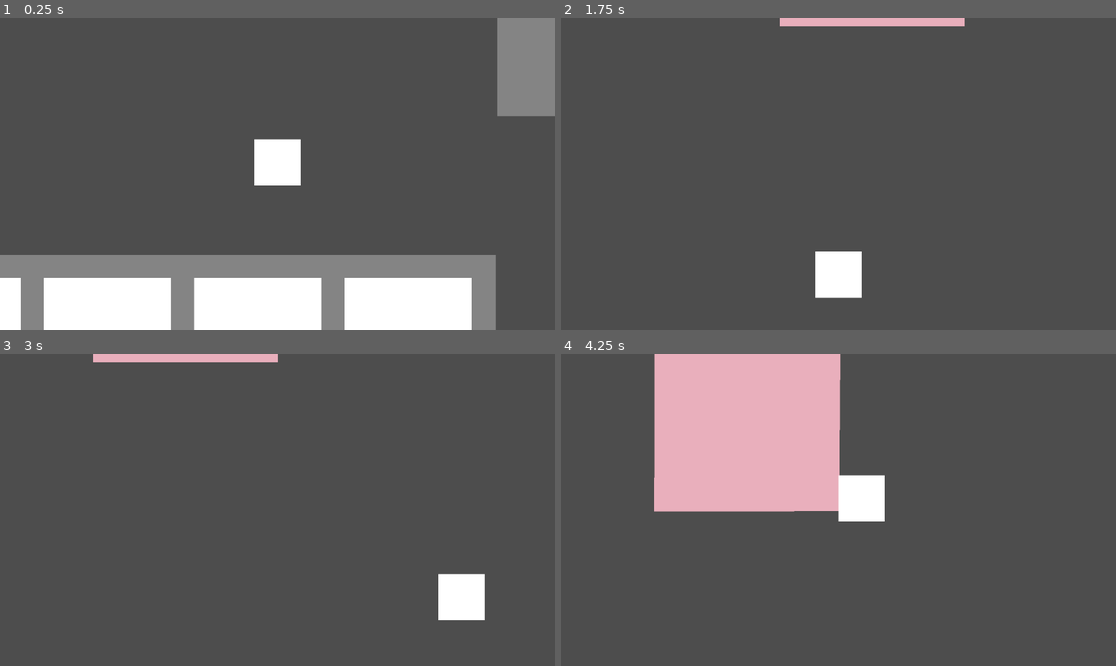
Above: before the commit, frames 1-4 (two rows, left to right).
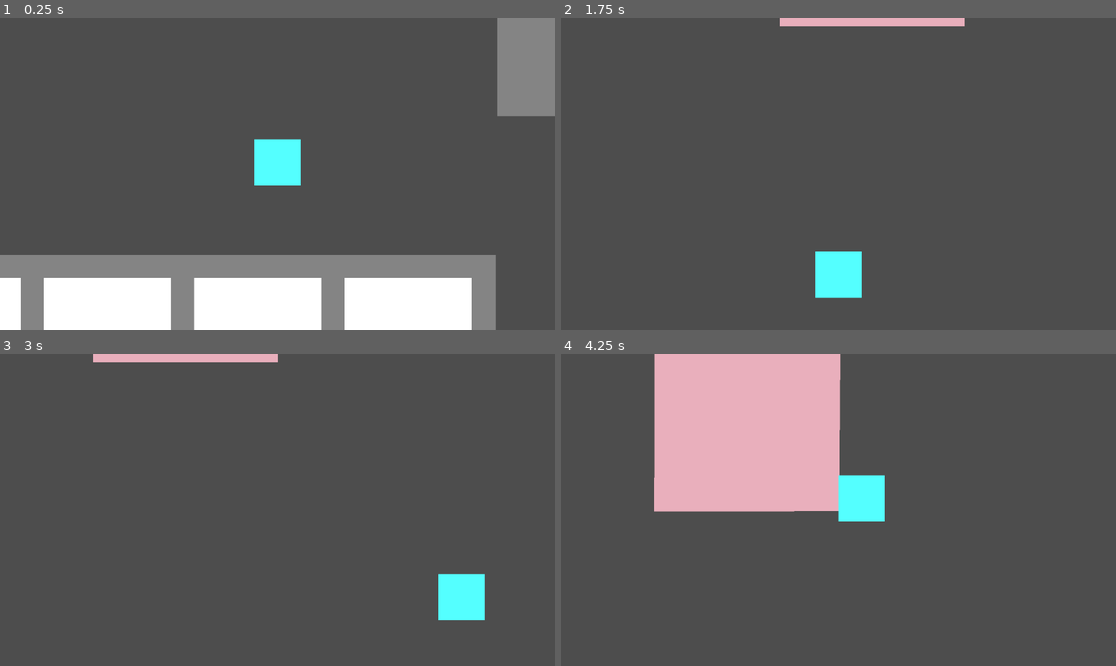
Above: after the commit, the same moments.

Repository: 127333hwy/ONYX-studio
Game: Godot game, scene res://prototype.tscn
Same seed, same stepped clock (60 frames per second), same inputs: the game is played once before the commit and once after it. The project has no main scene, so this scene is started directly.
Inputs:
- Up to frame 1 (0.25 s): no input
- Up to frame 2 (1.75 s): tap Enter at 0.5 s; hold Right (move_right) 0.53-1.28 s; tap E (interact) at 0.6, 1.35 s; hold Down (move_down) from 1.28 s (still down)
- Up to frame 3 (3 s): release Down (move_down) at 2.03 s; hold Right (move_right) 2.03-2.78 s; tap E (interact) at 2.1, 2.85 s; hold W (move_up) from 2.78 s (still down)
- Up to frame 4 (4.25 s): release W (move_up) at 3.53 s; hold Left (move_left) from 3.53 s (still down); tap E (interact) at 3.6 s

The runs differ from the first frame. In frame 1, 1.3% of the frame differs, in the area x 45-55%, y 38-54%; in frame 2, 1.3%; in frame 3, 1.3%; in frame 4, 1.3%.

Commit message:
connecting two scene!

Diff:
--- /dev/null
+++ b/area_2d.gd
@@ -0,0 +1,7 @@
+extends Area2D
+@export_file("*.tscn") var backyard_scene: String
+
+func _on_body_entered(body) -> void:
+	print("Entered:",body.name)
+	if body is CharacterBody2D:
+		get_tree().change_scene_to_file("res://backyard.tscn")
--- a/backyard.tscn
+++ b/backyard.tscn
@@ -1,58 +1,58 @@
 [gd_scene format=3 uid="uid://dksw63ymgd5gd"]
 
-[node name="Backyard" type="Node2D" unique_id=81882489]
+[node name="Backyard" type="Node2D"]
 
-[node name="Grass" type="Polygon2D" parent="." unique_id=564724516]
-scale = Vector2(1, 1.037037)
-color = Color(1.0636896e-05, 0.7666576, 0.3672915, 1)
+[node name="Grass" type="Polygon2D" parent="."]
+scale = Vector2(1, 1.03704)
+color = Color(1.06369e-05, 0.766658, 0.367292, 1)
 polygon = PackedVector2Array(0, 0, 1152, 0, 1152, 648, 0, 648)
 
-[node name="Lake" type="Polygon2D" parent="." unique_id=617805772]
+[node name="Lake" type="Polygon2D" parent="."]
 position = Vector2(-1296, 8)
-scale = Vector2(2.125, 1.5490196)
-color = Color(0.15583405, 0.64200014, 0.9450411, 1)
-polygon = PackedVector2Array(1072.9412, -5.164558, 1057.8823, 20.65823, 1053.1277, 48.929504, 1061.6471, 72.3038, 1076.7059, 118.78482, 1069.1765, 160.10129, 1054.1177, 196.25319, 1046.5883, 237.56966, 1050.353, 273.72156, 1057.8823, 294.3798, 1084.2354, 325.36713, 1091.7648, 351.1899, 1099.2942, 371.84814, 1114.353, 392.50638, 1136.9412, 408.00006, 1152, 408.00006, 1152, 384, 1152, 0, 1152, -5.164558)
+scale = Vector2(2.125, 1.54902)
+color = Color(0.155834, 0.642, 0.945041, 1)
+polygon = PackedVector2Array(1072.94, -5.16456, 1057.88, 20.6582, 1053.13, 48.9295, 1061.65, 72.3038, 1076.71, 118.785, 1069.18, 160.101, 1054.12, 196.253, 1046.59, 237.57, 1050.35, 273.722, 1057.88, 294.38, 1084.24, 325.367, 1091.76, 351.19, 1099.29, 371.848, 1114.35, 392.506, 1136.94, 408, 1152, 408, 1152, 384, 1152, 0, 1152, -5.16456)
 
-[node name="Polygon2D2" type="Polygon2D" parent="." unique_id=832386292]
-position = Vector2(24.000122, -8.000002)
-scale = Vector2(1, 1.0370371)
-color = Color(0.9031246, 0.7655448, 0.37693632, 1)
-polygon = PackedVector2Array(800, 162, 800, 270, 1056, 270, 1056, 138.85715, 800, 138.85715)
+[node name="Polygon2D2" type="Polygon2D" parent="."]
+position = Vector2(24.0001, -8)
+scale = Vector2(1, 1.03704)
+color = Color(0.903125, 0.765545, 0.376936, 1)
+polygon = PackedVector2Array(800, 162, 800, 270, 1056, 270, 1056, 138.857, 800, 138.857)
 
-[node name="Land" type="Node" parent="." unique_id=1223978276]
+[node name="Land" type="Node" parent="."]
 
-[node name="Polygon2D3" type="Polygon2D" parent="Land" unique_id=709464565]
+[node name="Polygon2D3" type="Polygon2D" parent="Land"]
 position = Vector2(232, 128)
-scale = Vector2(1.0192, 1.0018905)
-color = Color(0.43529412, 0.30980393, 0.15686275, 1)
+scale = Vector2(1.0192, 1.00189)
+color = Color(0.435294, 0.309804, 0.156863, 1)
 polygon = PackedVector2Array(104, 296, 184, 376, 304, 272, 224, 192)
 
-[node name="Polygon2D4" type="Polygon2D" parent="Land" unique_id=995305979]
-position = Vector2(0, 144.00002)
-scale = Vector2(1.04, 1.0434783)
-color = Color(0.43529412, 0.30980393, 0.15686275, 1)
-polygon = PackedVector2Array(107.692314, 291.3333, 184.61539, 367.99997, 304, 272, 224, 192)
+[node name="Polygon2D4" type="Polygon2D" parent="Land"]
+position = Vector2(0, 144)
+scale = Vector2(1.04, 1.04348)
+color = Color(0.435294, 0.309804, 0.156863, 1)
+polygon = PackedVector2Array(107.692, 291.333, 184.615, 368, 304, 272, 224, 192)
 
-[node name="Polygon2D5" type="Polygon2D" parent="Land" unique_id=1945084797]
+[node name="Polygon2D5" type="Polygon2D" parent="Land"]
 position = Vector2(136, 40)
-scale = Vector2(1.0375681, 1.0076435)
-color = Color(0.43529412, 0.30980393, 0.15686275, 1)
+scale = Vector2(1.03757, 1.00764)
+color = Color(0.435294, 0.309804, 0.156863, 1)
 polygon = PackedVector2Array(104, 296, 184, 376, 304, 272, 224, 192)
 
-[node name="Polygon2D6" type="Polygon2D" parent="Land" unique_id=1395533000]
+[node name="Polygon2D6" type="Polygon2D" parent="Land"]
 position = Vector2(96, 232)
-scale = Vector2(1.04, 1.0434783)
-color = Color(0.43529412, 0.30980393, 0.15686275, 1)
-polygon = PackedVector2Array(104, 296, 184, 376, 304, 272, 223.07693, 191.66666)
+scale = Vector2(1.04, 1.04348)
+color = Color(0.435294, 0.309804, 0.156863, 1)
+polygon = PackedVector2Array(104, 296, 184, 376, 304, 272, 223.077, 191.667)
 
-[node name="Polygon2D7" type="Polygon2D" parent="Land" unique_id=709104160]
+[node name="Polygon2D7" type="Polygon2D" parent="Land"]
 position = Vector2(256, 264)
-scale = Vector2(1.0599679, 1.045451)
-color = Color(0.43491197, 0.30846483, 0.15527204, 1)
-polygon = PackedVector2Array(105.663605, 298.4358, 188.68497, 374.9578, 304, 272, 224, 192)
+scale = Vector2(1.05997, 1.04545)
+color = Color(0.434912, 0.308465, 0.155272, 1)
+polygon = PackedVector2Array(105.664, 298.436, 188.685, 374.958, 304, 272, 224, 192)
 
-[node name="Resturant" type="Polygon2D" parent="." unique_id=1015332755]
-position = Vector2(-17.756096, 0)
-scale = Vector2(1.3170732, 1.037037)
-color = Color(1, 0.85490197, 1, 1)
-polygon = PackedVector2Array(56, 15.428572, 56, 115.71429, 168, 115.71429, 168, 138.85715, 292.8889, 138.85715, 292.8889, 115.714294, 384, 115.71429, 384, 0, 56, 0, 56, 7.714286)
+[node name="Resturant" type="Polygon2D" parent="."]
+position = Vector2(-17.7561, 0)
+scale = Vector2(1.31707, 1.03704)
+color = Color(1, 0.854902, 1, 1)
+polygon = PackedVector2Array(56, 15.4286, 56, 115.714, 168, 115.714, 168, 138.857, 292.889, 138.857, 292.889, 115.714, 384, 115.714, 384, 0, 56, 0, 56, 7.71429)
--- a/player.tscn
+++ b/player.tscn
@@ -1,27 +1,28 @@
-[gd_scene format=3 uid="uid://qex813hye4h5"]
+[gd_scene load_steps=3 format=3 uid="uid://qex813hye4h5"]
 
-[ext_resource type="Script" uid="uid://ban3g5oc2c738" path="res://player.gd" id="1_rdf1g"]
+[ext_resource type="Script" path="res://player.gd" id="1_rdf1g"]
 
 [sub_resource type="RectangleShape2D" id="RectangleShape2D_bl31m"]
 size = Vector2(93.0909, 60.8004)
 
-[node name="CharacterBody2D" type="CharacterBody2D" unique_id=2028192205 groups=["player"]]
+[node name="CharacterBody2D" type="CharacterBody2D" groups=["player"]]
 script = ExtResource("1_rdf1g")
 
-[node name="Polygon2D" type="Polygon2D" parent="." unique_id=403578624]
+[node name="Polygon2D" type="Polygon2D" parent="."]
 position = Vector2(547, 277.894)
 scale = Vector2(0.125, 0.210528)
+color = Color(0.333333, 1, 1, 1)
 polygon = PackedVector2Array(552, 200, 808, 200, 808, 352, 552, 352, 552, 208)
 
-[node name="CollisionShape2D" type="CollisionShape2D" parent="." unique_id=999347330]
+[node name="CollisionShape2D" type="CollisionShape2D" parent="."]
 position = Vector2(632, 336)
 scale = Vector2(0.34375, 0.526316)
 shape = SubResource("RectangleShape2D_bl31m")
 
-[node name="PickupPoint" type="Node2D" parent="." unique_id=1223218335 groups=["pickup_point"]]
+[node name="PickupPoint" type="Node2D" parent="." groups=["pickup_point"]]
 position = Vector2(608, 336)
 
-[node name="Camera2D" type="Camera2D" parent="." unique_id=841719822]
+[node name="Camera2D" type="Camera2D" parent="."]
 position = Vector2(632, 344)
 zoom = Vector2(3, 3)
 limit_left = 0
--- a/prototype.tscn
+++ b/prototype.tscn
@@ -1,190 +1,226 @@
-[gd_scene format=3 uid="uid://bowthejlbql7e"]
+[gd_scene load_steps=8 format=3 uid="uid://bowthejlbql7e"]
 
 [ext_resource type="PackedScene" uid="uid://qex813hye4h5" path="res://player.tscn" id="1_vmgys"]
 [ext_resource type="PackedScene" uid="uid://cgtwv07q80ihg" path="res://worldboundries.tscn" id="2_8ftn4"]
-[ext_resource type="PackedScene" uid="uid://c4gkxmrs74ef0" path="res://pickup.tscn" id="2_883nb"]
+[ext_resource type="PackedScene" path="res://pickup.tscn" id="2_883nb"]
+[ext_resource type="Script" path="res://area_2d.gd" id="3_w6r6j"]
+
+[sub_resource type="GDScript" id="GDScript_uxwpr"]
+script/source = "extends Node2D
+
+
+# Called when the node enters the scene tree for the first time.
+func _ready() -> void:
+	pass # Replace with function body.
+
+
+# Called every frame. 'delta' is the elapsed time since the previous frame.
+func _process(delta: float) -> void:
+	pass
+"
 
 [sub_resource type="RectangleShape2D" id="RectangleShape2D_udnpg"]
 size = Vector2(21.9677, 1403.56)
 
-[node name="prototype" type="Node2D" unique_id=993622860]
+[sub_resource type="RectangleShape2D" id="RectangleShape2D_f3uba"]
+size = Vector2(150.266, 18.8889)
+
+[node name="prototype" type="Node2D"]
 position = Vector2(1.60001, 0.120216)
-
-[node name="CharacterBody2D" parent="." unique_id=85808671 instance=ExtResource("1_vmgys")]
-z_index = 1
-position = Vector2(-240, 128)
-
-[node name="kitchen" type="Node" parent="." unique_id=263574663]
-
-[node name="Polygon2D2" type="Polygon2D" parent="kitchen" unique_id=159328504]
-position = Vector2(26.5796, 0.120209)
-scale = Vector2(0.954082, 1.5)
+script = SubResource("GDScript_uxwpr")
+
+[node name="kitchen" type="Node" parent="."]
+
+[node name="Polygon2D2" type="Polygon2D" parent="kitchen"]
+position = Vector2(103.188, 0.120209)
+scale = Vector2(0.813258, 1.5)
 color = Color(0.519163, 0.519161, 0.519162, 1)
 polygon = PackedVector2Array(89.5315, -0.0801392, 89.5315, 79.9199, 318.956, 80, 544, 80, 544, 0)
 
-[node name="Polygon2D5" type="Polygon2D" parent="kitchen" unique_id=1486956621]
+[node name="Polygon2D5" type="Polygon2D" parent="kitchen"]
 position = Vector2(25.6, 528.12)
 scale = Vector2(0.954082, 1.5)
 color = Color(0.519163, 0.519161, 0.519162, 1)
 polygon = PackedVector2Array(91.2086, 0, 91.2086, 80, 318.956, 80, 544, 80, 544, 0)
 
-[node name="Polygon2D3" type="Polygon2D" parent="kitchen" unique_id=1152219094]
-position = Vector2(1.3078, 781.208)
+[node name="Polygon2D3" type="Polygon2D" parent="kitchen"]
+position = Vector2(1.33314, 762.523)
 rotation = -1.56944
-scale = Vector2(1.43561, 1.40043)
+scale = Vector2(1.2342, 1.40043)
 color = Color(0.519163, 0.519161, 0.519162, 1)
 polygon = PackedVector2Array(92.7871, -1.06287, 92.7739, 38.6346, 92.863, 79.642, 315.794, 78.6026, 544.269, 78.2849, 544.163, -1.69046)
 
-[node name="Polygon2D4" type="Polygon2D" parent="kitchen" unique_id=993628758]
+[node name="Polygon2D4" type="Polygon2D" parent="kitchen"]
 position = Vector2(673.61, -91.8621)
 rotation = 1.56819
 scale = Vector2(0.9569, 1.60898)
 color = Color(0.519163, 0.519161, 0.519162, 1)
 polygon = PackedVector2Array(96, 0, 96, 80, 318.956, 80, 547.233, 80.4076, 547.581, 0.854095)
 
-[node name="StaticBody2D" type="StaticBody2D" parent="kitchen" unique_id=1853551448]
-
-[node name="CollisionPolygon2D" type="CollisionPolygon2D" parent="kitchen/StaticBody2D" unique_id=1052804611]
+[node name="StaticBody2D" type="StaticBody2D" parent="kitchen"]
+
+[node name="CollisionPolygon2D" type="CollisionPolygon2D" parent="kitchen/StaticBody2D"]
 z_index = 1
 z_as_relative = false
 y_sort_enabled = true
-polygon = PackedVector2Array(112, 0, 672, 0, 672, 432, 544, 432, 544, 120, 112, 120)
-
-[node name="CollisionPolygon2D3" type="CollisionPolygon2D" parent="kitchen/StaticBody2D" unique_id=1289338294]
+position = Vector2(80, 8)
+scale = Vector2(0.913755, 1)
+polygon = PackedVector2Array(105.061, -8, 647.876, -8, 647.876, 424, 507.795, 424, 507.795, 120, 105.061, 120)
+
+[node name="CollisionPolygon2D3" type="CollisionPolygon2D" parent="kitchen/StaticBody2D"]
 z_index = 1
 position = Vector2(1.60001, 24.1202)
 polygon = PackedVector2Array(110.4, 503.88, 544, 504, 544, 624, 110.4, 623.88)
 
-[node name="CollisionPolygon2D2" type="CollisionPolygon2D" parent="kitchen/StaticBody2D" unique_id=870298439]
+[node name="CollisionPolygon2D2" type="CollisionPolygon2D" parent="kitchen/StaticBody2D"]
 z_index = 1
-position = Vector2(4.76837e-07, -192)
-scale = Vector2(1.03571, 1.63243)
+position = Vector2(4.76837e-07, -77.9259)
+scale = Vector2(1.03571, 1.41074)
 polygon = PackedVector2Array(-2.19534e-13, 117.616, 108.138, 117.616, 108.138, 514.57, 4.76837e-07, 514.57)
 
-[node name="Tables" type="Node" parent="." unique_id=867564110]
-
-[node name="Polygon2D5" type="Polygon2D" parent="Tables" unique_id=1057854519]
+[node name="Tables" type="Node" parent="."]
+
+[node name="Polygon2D5" type="Polygon2D" parent="Tables"]
 position = Vector2(969.312, 56.2384)
 rotation = 1.56819
 scale = Vector2(0.247517, 1.60898)
 color = Color(0.917265, 0.685786, 0.741524, 1)
 polygon = PackedVector2Array(96, 0, 96, 80, 318.956, 80, 547.233, 80.4076, 547.581, 0.854095)
 
-[node name="CollisionPolygon2D" type="CollisionPolygon2D" parent="Tables/Polygon2D5" unique_id=1848277926]
-position = Vector2(-203.192, 546.851)
-rotation = -1.55386
-scale = Vector2(0.621599, 4.04011)
-skew = -0.0165401
-polygon = PackedVector2Array(752, 72, 880, 72, 880, 184, 752, 184)
-
-[node name="Polygon2D6" type="Polygon2D" parent="Tables" unique_id=2118969021]
+[node name="CollisionPolygon2D" type="CollisionPolygon2D" parent="Tables/Polygon2D5"]
+position = Vector2(-203.192, 546.851)
+rotation = -1.55386
+scale = Vector2(0.621599, 4.04011)
+skew = -0.0165401
+polygon = PackedVector2Array(752, 72, 880, 72, 880, 184, 752, 184)
+
+[node name="Polygon2D6" type="Polygon2D" parent="Tables"]
 position = Vector2(1209.31, 56.2384)
 rotation = 1.56819
 scale = Vector2(0.247517, 1.60898)
 color = Color(0.917647, 0.686275, 0.741176, 1)
 polygon = PackedVector2Array(96, 0, 96, 80, 318.956, 80, 547.233, 80.4076, 547.581, 0.854095)
 
-[node name="CollisionPolygon2D2" type="CollisionPolygon2D" parent="Tables/Polygon2D6" unique_id=1164904879]
-position = Vector2(-203.192, 546.851)
-rotation = -1.55386
-scale = Vector2(0.621599, 4.04011)
-skew = -0.0165401
-polygon = PackedVector2Array(752, 72, 880, 72, 880, 184, 752, 184)
-
-[node name="Polygon2D7" type="Polygon2D" parent="Tables" unique_id=1134219571]
+[node name="CollisionPolygon2D2" type="CollisionPolygon2D" parent="Tables/Polygon2D6"]
+position = Vector2(-203.192, 546.851)
+rotation = -1.55386
+scale = Vector2(0.621599, 4.04011)
+skew = -0.0165401
+polygon = PackedVector2Array(752, 72, 880, 72, 880, 184, 752, 184)
+
+[node name="Polygon2D7" type="Polygon2D" parent="Tables"]
 position = Vector2(969.312, 304)
 rotation = 1.56819
 scale = Vector2(0.247517, 1.60898)
 color = Color(0.917647, 0.686275, 0.741176, 1)
 polygon = PackedVector2Array(96, 0, 96, 80, 318.956, 80, 547.233, 80.4076, 547.581, 0.854095)
 
-[node name="CollisionPolygon2D3" type="CollisionPolygon2D" parent="Tables/Polygon2D7" unique_id=629610489]
-position = Vector2(-203.192, 546.851)
-rotation = -1.55386
-scale = Vector2(0.621599, 4.04011)
-skew = -0.0165401
-polygon = PackedVector2Array(752, 72, 880, 72, 880, 184, 752, 184)
-
-[node name="Polygon2D8" type="Polygon2D" parent="Tables" unique_id=165067239]
+[node name="CollisionPolygon2D3" type="CollisionPolygon2D" parent="Tables/Polygon2D7"]
+position = Vector2(-203.192, 546.851)
+rotation = -1.55386
+scale = Vector2(0.621599, 4.04011)
+skew = -0.0165401
+polygon = PackedVector2Array(752, 72, 880, 72, 880, 184, 752, 184)
+
+[node name="Polygon2D8" type="Polygon2D" parent="Tables"]
 position = Vector2(1209.31, 304)
 rotation = 1.56819
 scale = Vector2(0.247517, 1.60898)
 color = Color(0.917647, 0.686275, 0.741176, 1)
 polygon = PackedVector2Array(96, 0, 96, 80, 318.956, 80, 547.233, 80.4076, 547.581, 0.854095)
 
-[node name="StaticBody2D" type="StaticBody2D" parent="Tables" unique_id=1927724412]
+[node name="StaticBody2D" type="StaticBody2D" parent="Tables"]
 position = Vector2(1208, 304)
 rotation = 1.56819
 scale = Vector2(0.247517, 1.60898)
 
-[node name="CollisionPolygon2D8" type="CollisionPolygon2D" parent="Tables/StaticBody2D" unique_id=1672442735]
+[node name="CollisionPolygon2D8" type="CollisionPolygon2D" parent="Tables/StaticBody2D"]
 position = Vector2(-205.719, 696.013)
 rotation = -1.55386
 scale = Vector2(0.621599, 4.04011)
 skew = -0.0165401
 polygon = PackedVector2Array(752, 72, 880, 72, 880, 184, 752, 184)
 
-[node name="CollisionPolygon2D9" type="CollisionPolygon2D" parent="Tables/StaticBody2D" unique_id=1145972880]
-position = Vector2(-203.192, 546.851)
-rotation = -1.55386
-scale = Vector2(0.621599, 4.04011)
-skew = -0.0165401
-polygon = PackedVector2Array(752, 72, 880, 72, 880, 184, 752, 184)
-
-[node name="CollisionPolygon2D6" type="CollisionPolygon2D" parent="Tables/StaticBody2D" unique_id=690917602]
+[node name="CollisionPolygon2D9" type="CollisionPolygon2D" parent="Tables/StaticBody2D"]
+position = Vector2(-203.192, 546.851)
+rotation = -1.55386
+scale = Vector2(0.621599, 4.04011)
+skew = -0.0165401
+polygon = PackedVector2Array(752, 72, 880, 72, 880, 184, 752, 184)
+
+[node name="CollisionPolygon2D6" type="CollisionPolygon2D" parent="Tables/StaticBody2D"]
 position = Vector2(-1207.67, 695.611)
 rotation = -1.55386
 scale = Vector2(0.621599, 4.04011)
 skew = -0.0165401
 polygon = PackedVector2Array(752, 72, 880, 72, 880, 184, 752, 184)
 
-[node name="CollisionPolygon2D7" type="CollisionPolygon2D" parent="Tables/StaticBody2D" unique_id=1443753441]
+[node name="CollisionPolygon2D7" type="CollisionPolygon2D" parent="Tables/StaticBody2D"]
 position = Vector2(-1205.14, 546.449)
 rotation = -1.55386
 scale = Vector2(0.621599, 4.04011)
 skew = -0.0165401
 polygon = PackedVector2Array(752, 72, 880, 72, 880, 184, 752, 184)
 
-[node name="Worldboundries" parent="." unique_id=1517796087 instance=ExtResource("2_8ftn4")]
-
-[node name="CollisionShape2D" type="CollisionShape2D" parent="Worldboundries" unique_id=165763129]
+[node name="Worldboundries" parent="." instance=ExtResource("2_8ftn4")]
+
+[node name="CollisionShape2D" type="CollisionShape2D" parent="Worldboundries"]
 position = Vector2(-9.60001, 335.88)
 scale = Vector2(0.728342, 1.00315)
 shape = SubResource("RectangleShape2D_udnpg")
 
-[node name="CollisionShape2D2" type="CollisionShape2D" parent="Worldboundries" unique_id=1677823262]
+[node name="CollisionShape2D2" type="CollisionShape2D" parent="Worldboundries"]
 position = Vector2(1406.4, 311.88)
 scale = Vector2(0.728342, 1.00315)
 shape = SubResource("RectangleShape2D_udnpg")
 
-[node name="CollisionShape2D3" type="CollisionShape2D" parent="Worldboundries" unique_id=1650626975]
+[node name="CollisionShape2D3" type="CollisionShape2D" parent="Worldboundries"]
 position = Vector2(694.404, 656.94)
 rotation = 1.5708
 scale = Vector2(0.728342, 1.00315)
 shape = SubResource("RectangleShape2D_udnpg")
 
-[node name="CollisionShape2D4" type="CollisionShape2D" parent="Worldboundries" unique_id=456003651]
+[node name="CollisionShape2D4" type="CollisionShape2D" parent="Worldboundries"]
 position = Vector2(694.4, -8.12022)
 rotation = 1.5708
 scale = Vector2(0.728342, 1.00315)
 shape = SubResource("RectangleShape2D_udnpg")
 
-[node name="Ingredients" type="Node" parent="." unique_id=2066173555]
-
-[node name="Polygon2D" type="Polygon2D" parent="Ingredients" unique_id=967997748]
-polygon = PackedVector2Array(528, 544, 440, 544, 440, 632, 528, 632)
-
-[node name="Polygon2D2" type="Polygon2D" parent="Ingredients" unique_id=488867673]
+[node name="Ingredients" type="Node" parent="."]
+
+[node name="Polygon2D" type="Polygon2D" parent="Ingredients"]
+polygon = PackedVector2Array(528, 544, 440, 544, 440, 632, 528, 632)
+
+[node name="Polygon2D2" type="Polygon2D" parent="Ingredients"]
 position = Vector2(-104, 0)
 polygon = PackedVector2Array(528, 544, 440, 544, 440, 632, 528, 632)
 
-[node name="Polygon2D3" type="Polygon2D" parent="Ingredients" unique_id=1326047765]
+[node name="Polygon2D3" type="Polygon2D" parent="Ingredients"]
 position = Vector2(-208, 0)
 polygon = PackedVector2Array(528, 544, 440, 544, 440, 632, 528, 632)
 
-[node name="Polygon2D4" type="Polygon2D" parent="Ingredients" unique_id=348413365]
+[node name="Polygon2D4" type="Polygon2D" parent="Ingredients"]
 position = Vector2(-312, 0)
 polygon = PackedVector2Array(528, 544, 440, 544, 440, 632, 528, 632)
 
-[node name="Pickup" parent="." unique_id=20684267 instance=ExtResource("2_883nb")]
-position = Vector2(478.4, 543.87976)
+[node name="Pickup" parent="." instance=ExtResource("2_883nb")]
+position = Vector2(478.4, 543.88)
+
+[node name="Area2D" type="Area2D" parent="."]
+script = ExtResource("3_w6r6j")
+
+[node name="Polygon2D" type="Polygon2D" parent="Area2D"]
+position = Vector2(-1.60001, -0.120216)
+scale = Vector2(0.425912, 4.65882)
+polygon = PackedVector2Array(2.04359e-07, 18.8235, 150.857, 18.8235, 150.857, 1.40246e-08, -1.60001, -0.120216)
+
+[node name="CollisionShape2D" type="CollisionShape2D" parent="Area2D"]
+position = Vector2(30.4, 43.8798)
+scale = Vector2(0.425912, 4.65882)
+shape = SubResource("RectangleShape2D_f3uba")
+
+[node name="CharacterBody2D" parent="." instance=ExtResource("1_vmgys")]
+z_index = 10
+position = Vector2(-240, 128)
+
+[connection signal="body_entered" from="Area2D" to="Area2D" method="_on_body_entered"]
